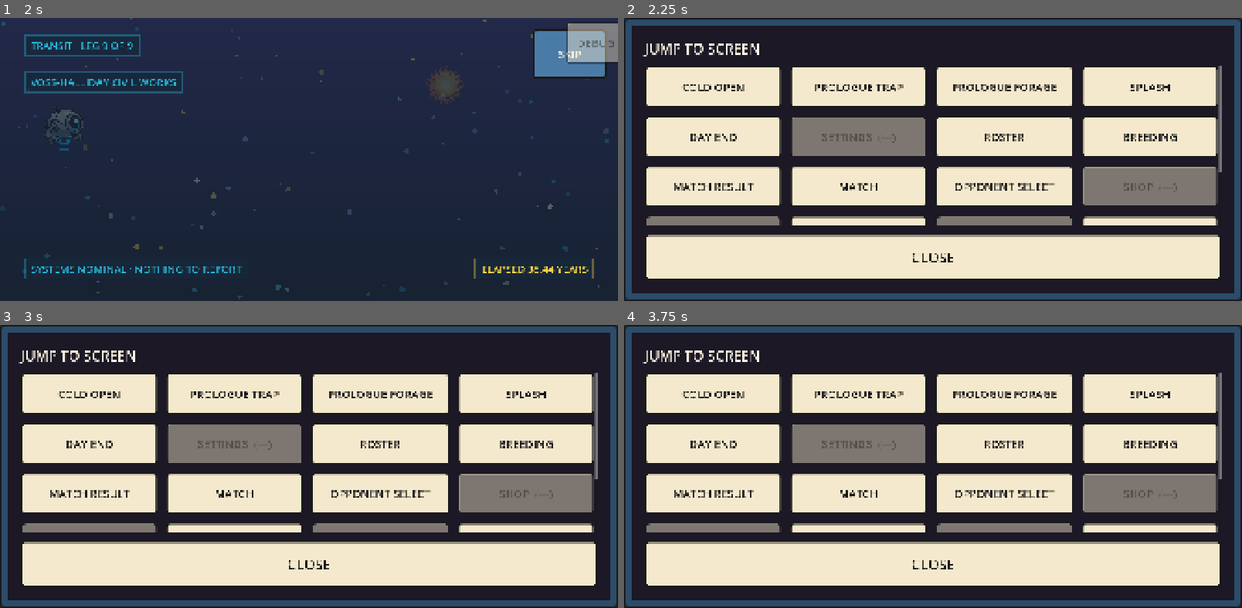
Above: before the commit, frames 1-4 (two rows, left to right).
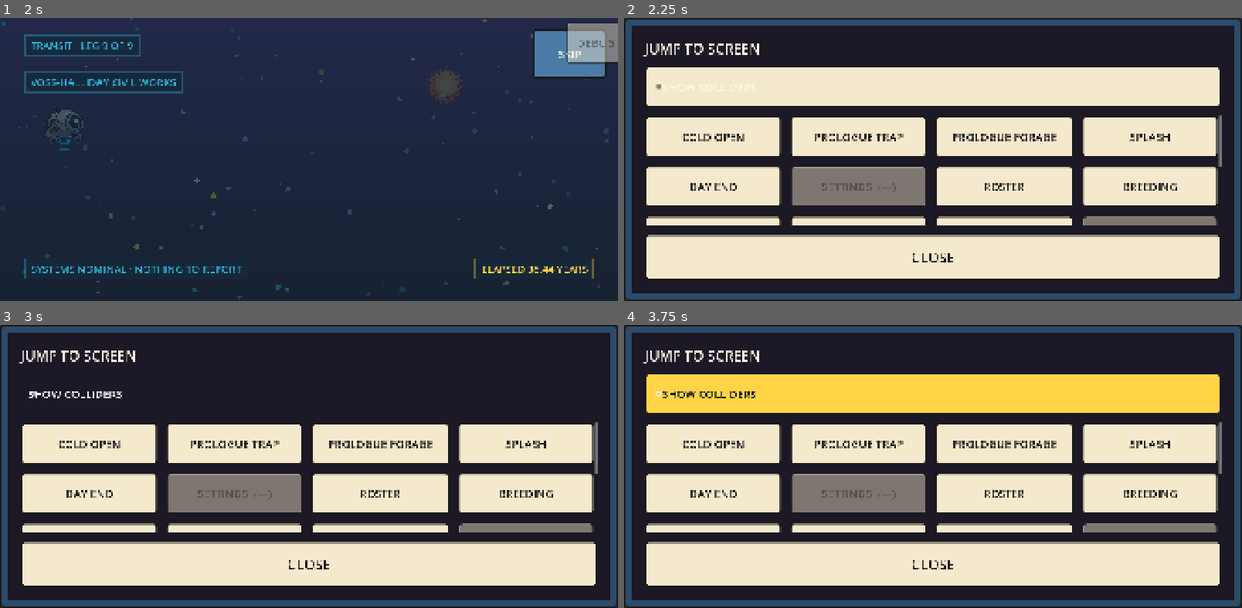
Above: after the commit, the same moments.

Repository: Haziba/monkey-mission
Game: Godot game, scene res://ui/main.tscn
Two runs of this game, one before a commit and one after it. Both use one fixed random seed, a clock stepped at 60 frames per second and the inputs below.
Inputs (mouse positions are in pixels of both pictures, inside the frame that each line leads up to):
- Up to frame 1 (2 s): click "DEBUG" at 0.5 s; tap Enter at 1.25 s; move the mouse to (444, 145) at 1.27 s; press the mouse at (444, 145) at 1.28 s
- Up to frame 2 (2.25 s): release the mouse at (1068, 145) at 2 s; click "SKIP" at 2 s
- Up to frame 3 (3 s): click (309, 392) at 2.75 s, where only the run after the commit has a clickable "SHOW COLLIDERS"
- Up to frame 4 (3.75 s): click "SKIP" at 3.5 s

Frame 1 is identical in both runs. In frame 2, 13% of the frame differs, in the area x 3-97%, y 16-74%; in frame 3, 23%; in frame 4, 24%.

Commit message:
feat: Show colliders debug option

Diff:
--- a/tests/unit/test_debug_menu.gd
+++ b/tests/unit/test_debug_menu.gd
@@ -44,8 +44,8 @@
 
 func test_every_screen_gets_a_button() -> void:
 	var buttons := buttons_under(_menu())
-	# One per screen, plus the DEBUG toggle and CLOSE.
-	assert_eq(buttons.size(), Router.Screen.size() + 2,
+	# One per screen, plus the DEBUG toggle, the SHOW COLLIDERS checkbox, and CLOSE.
+	assert_eq(buttons.size(), Router.Screen.size() + 3,
 		"expected a jump button for every Router.Screen entry")
 
 
--- a/ui/debug_menu.gd
+++ b/ui/debug_menu.gd
@@ -1,4 +1,10 @@
+class_name DebugMenu
 extends CanvasLayer
+
+## Global debug switches. Static so screens can read them without owning a
+## reference to the menu, and so they survive the menu freeing itself in a
+## release build (they stay at their default `false`).
+static var show_colliders := false
 
 ## The jump menu — a debug-build-only button that goes straight to any screen.
 ##
@@ -97,6 +103,17 @@
 	title.add_theme_color_override("font_color", Palette.INK_LIGHT)
 	column.add_child(title)
 
+	var colliders := CheckBox.new()
+	colliders.text = "SHOW COLLIDERS"
+	colliders.button_pressed = DebugMenu.show_colliders
+	colliders.focus_mode = Control.FOCUS_NONE
+	colliders.add_theme_font_size_override("font_size", Palette.FONT_SMALL)
+	colliders.add_theme_color_override("font_color", Palette.INK_LIGHT)
+	colliders.toggled.connect(func(pressed: bool) -> void:
+		DebugMenu.show_colliders = pressed
+		Sfx.click())
+	column.add_child(colliders)
+
 	# Scrolled, not packed: the enum grows every time a screen is added, and a
 	# menu that silently loses its last row the day someone appends to it is
 	# worse than no menu.
--- a/ui/screens/prologue_forage.gd
+++ b/ui/screens/prologue_forage.gd
@@ -247,6 +247,14 @@
 	return Rect2(centre - Vector2(h, h) * 0.5, Vector2(h, h)).grow(TAP_PAD)
 
 
+## Outline every tap box the hit test would accept. Debug menu switch.
+func _draw_colliders() -> void:
+	for banana in _bananas:
+		if banana["pop"] > 0.0 or banana["z"] > TAPPABLE_Z:
+			continue
+		draw_rect(_banana_box(banana), Color(Palette.WARN, 0.9), false, 2.0)
+
+
 func _refresh_count() -> void:
 	_count.text = "BANANAS  %d" % _collected
 
@@ -265,6 +273,8 @@
 		_draw_banana(banana)
 	_draw_ferns()
 	_draw_drone()
+	if DebugMenu.show_colliders:
+		_draw_colliders()
 
 
 ## A copy sorted far-to-near. Copied rather than sorted in place because the
--- a/ui/screens/prologue_trap.gd
+++ b/ui/screens/prologue_trap.gd
@@ -308,6 +308,8 @@
 		_draw_monkey(monkey)
 	_draw_trap()
 	_draw_drone()
+	if DebugMenu.show_colliders:
+		_draw_colliders()
 
 
 func _draw_backdrop() -> void:
@@ -375,6 +377,23 @@
 	draw_set_transform(Vector2.ZERO, 0.0, Vector2.ONE)
 
 
+## The dish's catch band and each monkey's current tap-x. What `caught_indices`
+## actually checks, drawn on top of everything so a mistimed drop is legible.
+func _draw_colliders() -> void:
+	var band_x := (PILE_X - DISH_HALF) * size.x
+	var band_w := DISH_HALF * 2.0 * size.x
+	var ground := size.y * GROUND_Y
+	var band := Rect2(band_x, ground - size.y * 0.04, band_w, size.y * 0.08)
+	draw_rect(band, Color(Palette.WARN, 0.25))
+	draw_rect(band, Color(Palette.WARN, 0.9), false, 2.0)
+	for monkey in _monkeys:
+		var mx := _monkey_x(monkey) * size.x
+		var caught := absf(_monkey_x(monkey) - PILE_X) <= DISH_HALF
+		var tint := Color(Palette.WARN if caught else Palette.INK_LIGHT, 0.9)
+		draw_line(Vector2(mx, ground - size.y * MONKEY_HEIGHT), Vector2(mx, ground), tint, 2.0)
+		draw_circle(Vector2(mx, ground), 6.0, tint)
+
+
 ## The drone holds the line off to one side of the trap — never over it, or it
 ## reads as part of the dish — and drifts further out once the dish is down.
 func _draw_drone() -> void:
